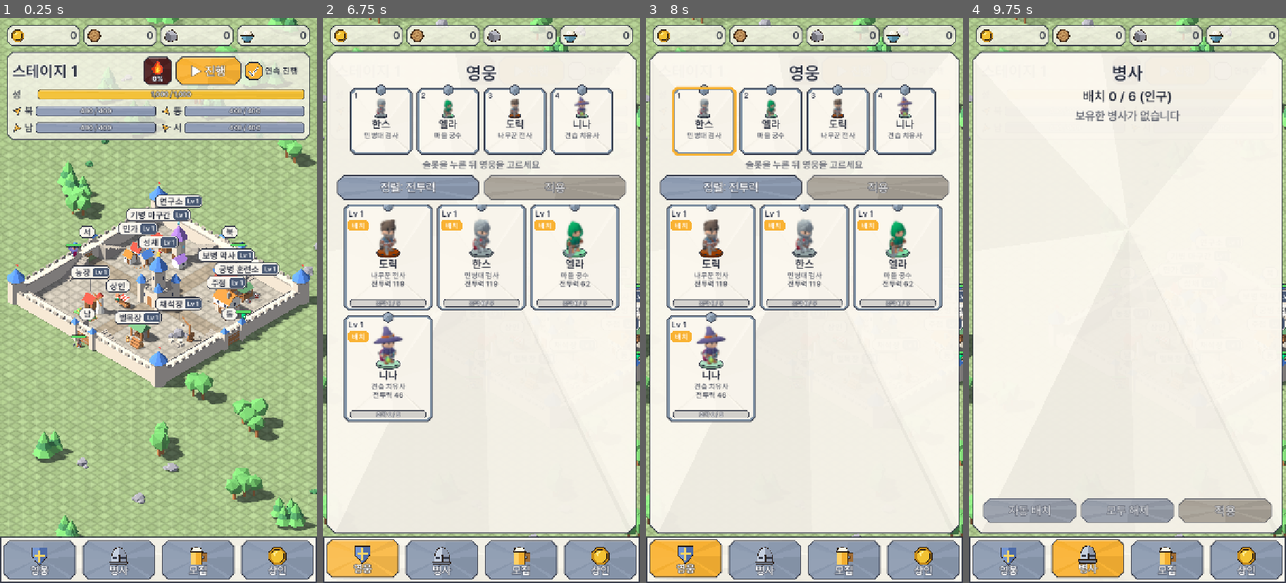
Above: before the commit, frames 1-4 (left to right).
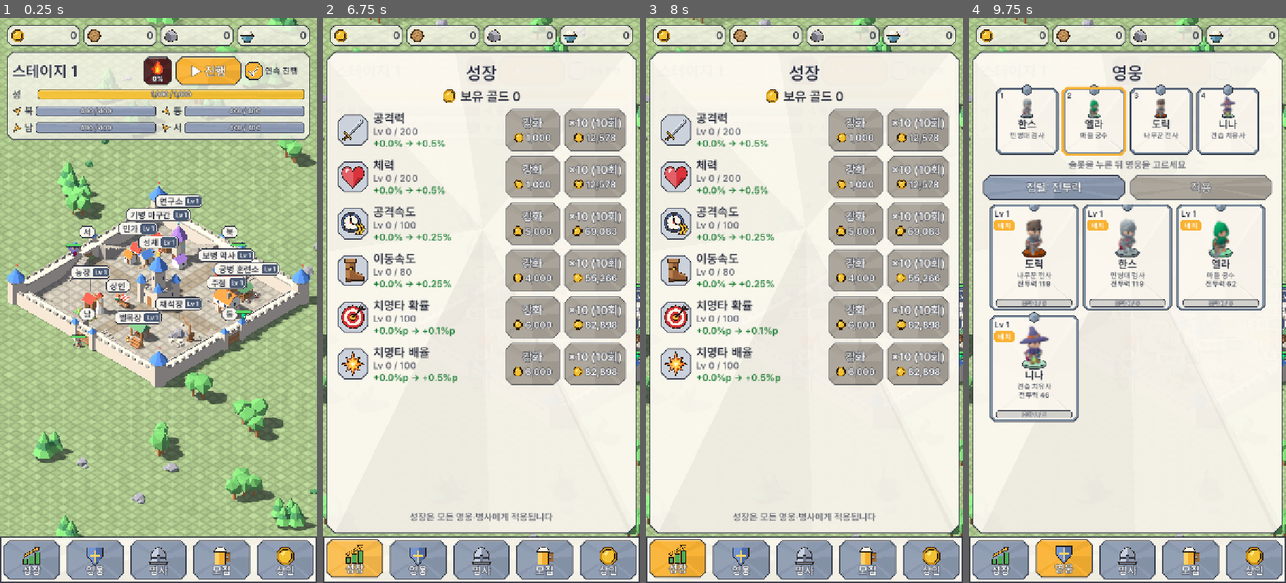
Above: after the commit, the same moments.

Repository: ILSEONG/CastleRPG
Game: Godot game, scene res://scenes/main.tscn
Two runs of this game, one before a commit and one after it. Both use one fixed random seed, a clock stepped at 60 frames per second and the inputs below.
Inputs (mouse positions are in pixels of both pictures, inside the frame that each line leads up to):
- Up to frame 1 (0.25 s): no input
- Up to frame 2 (6.75 s): click (481, 68) at 0.5 s; click "▶ 진행" at 1.25 s; click "■ 중지" at 2 s; click "연속 진행" at 2.75 s; click (408, 108) at 3.52 s; click (554, 108) at 4.27 s; click (408, 125) at 5.02 s; click (554, 125) at 5.77 s; click (361, 560) at 6.52 s
- Up to frame 3 (8 s): click (703, 119) at 7.27 s
- Up to frame 4 (9.75 s): click (1000, 560) at 8.02 s; click (1089, 560) at 8.77 s; click (1092, 119) at 9.52 s

The runs differ from the first frame. In frame 1, 3.1% of the frame differs, in the area x 7-93%, y 92-100%; in frame 2, 32%; in frame 3, 32%, in the area x 4-96%, y 8-100%; in frame 4, 21%.

Commit message:
ui: growth sheet (6 rows, hold-to-repeat, x10), row icons, growth tab
Co-Authored-By: Claude Opus 5.5 <noreply@anthropic.com>

Diff:
--- /dev/null
+++ b/scripts/growth_panel.gd
@@ -0,0 +1,210 @@
+extends "res://scripts/ui_window.gd"
+## [성장] 탭 시트(개정 20 §5): 공용 업그레이드 6줄. 위 보유 골드 한 줄, 아래 안내 "성장은 모든 영웅·병사에게 적용됩니다".
+## 줄: 아이콘(검·하트·쌍화살표 시계·장화·과녁·폭발 별) · 이름 · "Lv 23 / 200" · 현재 → 다음 효과("+11.5% → +12.0%", 최대면 "(최대)") ·
+## [강화 비용](골드 부족·최대 레벨이면 비활성) · [×10](감당 가능한 횟수와 그 합계 — Economy.upgrade_count_affordable·upgrade_total_cost).
+## [강화]는 누르는 순간 한 번, 누르고 있으면 HOLD_DELAY 뒤부터 가속(qty_box와 같은 초당 10 → 50). 강화는 Economy.growth_up
+## (오프라인은 곧바로, 온라인은 응답 때 — 응답을 기다리는 동안 길게 누르기는 쉬었다 잇는다). 영웅 시트처럼 칩 줄 아래 ~ 탭 바 위를 채운다.
+
+const GameData := preload("res://scripts/game_data.gd")
+const IconsScript := preload("res://scripts/icons.gd")
+const LowpolyBox := preload("res://scripts/lowpoly_box.gd")
+const QtyBox := preload("res://scripts/qty_box.gd")
+
+const ICONS := {"atk": "sword", "hp": "heart", "aspd": "haste", "mspd": "shoes", "crit_rate": "target", "crit_dmg": "burst"}  # 항목 id → 아이콘
+const NOTE := "성장은 모든 영웅·병사에게 적용됩니다"
+const WAIT := "응답 대기 중"  # Economy.growth_block의 잠깐 막힘(버튼을 끄지 않는다 — 누르고 있는 동안 뗌을 놓치지 않게)
+const TEN := 10
+const ICON_PX := 72.0
+const GREEN := Color(0.13, 0.50, 0.22)
+
+var rows := {}  # 항목 id → {lv, effect, up: {button, title, gold}, ten: {button, title, gold}}
+var gold_label: Label
+
+var _hold_id := ""  # 누르고 있는 [강화]의 항목(없으면 "")
+var _hold_t := 0.0
+var _hold_acc := 0.0
+
+
+func _ready() -> void:
+	_build_window(0, 10)
+	dialog.get_parent().color = Color(0, 0, 0, 0)  # 시트가 화면을 채운다
+	content.size_flags_vertical = Control.SIZE_EXPAND_FILL
+	content.add_child(_title("성장"))
+	var top := HBoxContainer.new()
+	top.alignment = BoxContainer.ALIGNMENT_CENTER
+	top.add_theme_constant_override("separation", 8)
+	var coin = IconsScript.new()
+	coin.custom_minimum_size = Vector2(34, 34)
+	coin.size_flags_vertical = Control.SIZE_SHRINK_CENTER
+	top.add_child(coin)
+	gold_label = _label("", 30)
+	top.add_child(gold_label)
+	content.add_child(top)
+	var scroll := ScrollContainer.new()
+	scroll.size_flags_vertical = Control.SIZE_EXPAND_FILL
+	scroll.horizontal_scroll_mode = ScrollContainer.SCROLL_MODE_DISABLED
+	content.add_child(scroll)
+	var box := VBoxContainer.new()
+	box.size_flags_horizontal = Control.SIZE_EXPAND_FILL
+	box.add_theme_constant_override("separation", 10)
+	scroll.add_child(box)
+	for u in GameData.upgrades():
+		box.add_child(_row(u))
+	content.add_child(_label(NOTE, 22, HudScript.INK.lightened(0.3)))
+	_fit()
+	Economy.changed.connect(_refresh)
+	Economy.upgrades_changed.connect(_refresh)
+
+
+func _fit() -> void:
+	_fit_sheet()
+
+
+func _on_open() -> void:
+	_refresh()
+
+
+func _process(delta: float) -> void:
+	_tick_hold(delta)
+
+
+## [×10]: 감당 가능한 만큼(최대 10번) 한 번에.
+func press_ten(id: String) -> void:
+	var n := Economy.upgrade_count_affordable(id, TEN)
+	if n > 0:
+		Economy.growth_up(id, n)
+
+
+## [강화] 누름: 곧바로 한 번, 누르고 있으면 _tick_hold가 잇는다.
+func _hold_start(id: String) -> void:
+	_hold_id = id
+	_hold_t = 0.0
+	_hold_acc = 0.0
+	Economy.growth_up(id)
+
+
+## 누르고 있는 동안: HOLD_DELAY 뒤부터 초당 10, 시간이 갈수록 50까지(qty_box와 같다). 응답 대기면 쉬고, 골드·최대 레벨로 막히거나
+## 시트가 숨으면(뗌이 안 온다) 멈춘다.
+func _tick_hold(delta: float) -> void:
+	if _hold_id == "":
+		return
+	var why := Economy.growth_block(_hold_id)
+	if not visible or (why != "" and why != WAIT):
+		_hold_id = ""
+		return
+	_hold_t += delta
+	if _hold_t < QtyBox.HOLD_DELAY or why == WAIT:
+		return
+	_hold_acc += delta * minf(10.0 + (_hold_t - QtyBox.HOLD_DELAY) * 20.0, 50.0)
+	var n := mini(int(_hold_acc), Economy.upgrade_count_affordable(_hold_id, int(_hold_acc)))
+	if n > 0:
+		_hold_acc -= n
+		Economy.growth_up(_hold_id, n)
+
+
+func _refresh() -> void:
+	if not visible:
+		return
+	gold_label.text = "보유 골드 %s" % UiKit.commas(Economy.gold)
+	var waiting := Economy.upgrades_waiting()
+	for id in rows:
+		var r: Dictionary = rows[id]
+		var u := GameData.upgrade_def(id)
+		var lv := Economy.upgrade_level(id)
+		var mx := int(u.max_level)
+		var unit := "%" if u.unit == "pct" else "%p"
+		r.lv.text = "Lv %d / %d" % [lv, mx]
+		r.effect.text = effect_text(lv * float(u.per_level), unit) + (" (최대)" if lv >= mx else " → " + effect_text((lv + 1) * float(u.per_level), unit))
+		var why := Economy.growth_block(id)
+		r.up.title.text = "강화" if lv < mx else "MAX"
+		r.up.gold.text = UiKit.commas(GameData.upgrade_cost(id, lv)) if lv < mx else "-"
+		r.up.button.disabled = why != "" and why != WAIT
+		var n := Economy.upgrade_count_affordable(id, TEN)
+		var shown := n if n > 0 else mini(TEN, mx - lv)
+		r.ten.title.text = "×10 (%d회)" % shown if shown > 0 else "×10"
+		r.ten.gold.text = UiKit.commas(Economy.upgrade_total_cost(id, shown)) if shown > 0 else "-"
+		r.ten.button.disabled = n == 0 or waiting
+
+
+## 효과 글자: 11.5 → "+11.5%", 12 → "+12.0%", 0.75 → "+0.75%"(소수 첫째 자리는 늘 보인다).
+static func effect_text(v: float, unit: String) -> String:
+	var s := ("%.2f" % v).rstrip("0")
+	if s.ends_with("."):
+		s += "0"
+	return "+" + s + unit
+
+
+func _row(u: Dictionary) -> Control:
+	var row := HBoxContainer.new()
+	row.add_theme_constant_override("separation", 10)
+	row.add_child(_icon(ICONS.get(u.id, "")))
+	var info := VBoxContainer.new()
+	info.size_flags_horizontal = Control.SIZE_EXPAND_FILL
+	info.alignment = BoxContainer.ALIGNMENT_CENTER
+	info.add_theme_constant_override("separation", 0)
+	info.add_child(_label(u.name, 28, HudScript.INK, HORIZONTAL_ALIGNMENT_LEFT))
+	var lv := _label("", 22, HudScript.INK.lightened(0.3), HORIZONTAL_ALIGNMENT_LEFT)
+	info.add_child(lv)
+	var effect := _label("", 22, GREEN, HORIZONTAL_ALIGNMENT_LEFT)
+	info.add_child(effect)
+	row.add_child(info)
+	var up := _cost_button("강화", 124.0)
+	up.button.button_down.connect(_hold_start.bind(u.id))
+	up.button.button_up.connect(func(): _hold_id = "")
+	row.add_child(up.button)
+	var ten := _cost_button("×10", 140.0)
+	ten.button.pressed.connect(press_ten.bind(u.id))
+	row.add_child(ten.button)
+	rows[u.id] = {"lv": lv, "effect": effect, "up": up, "ten": ten}
+	return row
+
+
+## 줄 아이콘: 강철색 8각 바탕 + 아이콘(입력 없음).
+func _icon(kind: String) -> Control:
+	var c := Control.new()
+	c.custom_minimum_size = Vector2(ICON_PX, ICON_PX)
+	c.size_flags_vertical = Control.SIZE_SHRINK_CENTER
+	c.mouse_filter = Control.MOUSE_FILTER_IGNORE
+	c.draw.connect(func():
+		var r := Rect2(Vector2.ZERO, c.size).grow(-2.0)
+		var oct := LowpolyBox.octagon(r, r.size.x * 0.22)
+		c.draw_colored_polygon(oct, UiKit.STEEL.lightened(0.55))
+		oct.append(oct[0])
+		c.draw_polyline(oct, UiKit.OUTLINE, 2.0, true)
+		IconsScript.draw_icon(c, kind, c.size / 2.0, c.size.x * 0.78))
+	return c
+
+
+## 비용 버튼(영웅 상세 [레벨업]과 같은 꼴): 위 제목, 아래 [골드 아이콘 숫자](버튼 안, 입력은 버튼이 받는다).
+func _cost_button(text: String, w: float) -> Dictionary:
+	var b := _button("")
+	b.custom_minimum_size = Vector2(w, 96)
+	b.size_flags_vertical = Control.SIZE_SHRINK_CENTER
+	var box := VBoxContainer.new()
+	box.set_anchors_and_offsets_preset(Control.PRESET_FULL_RECT)
+	box.alignment = BoxContainer.ALIGNMENT_CENTER
+	box.mouse_filter = Control.MOUSE_FILTER_IGNORE
+	b.add_child(box)
+	var title := _on_button_label(text, 26)
+	box.add_child(title)
+	var line := HBoxContainer.new()
+	line.alignment = BoxContainer.ALIGNMENT_CENTER
+	line.mouse_filter = Control.MOUSE_FILTER_IGNORE
+	line.add_theme_constant_override("separation", 4)
+	box.add_child(line)
+	var icon = IconsScript.new()
+	icon.custom_minimum_size = Vector2(24, 24)
+	icon.size_flags_vertical = Control.SIZE_SHRINK_CENTER
+	icon.mouse_filter = Control.MOUSE_FILTER_IGNORE
+	line.add_child(icon)
+	var gold := _on_button_label("", 22)
+	line.add_child(gold)
+	return {"button": b, "title": title, "gold": gold}
+
+
+func _on_button_label(text: String, font_size: int) -> Label:
+	var l := _label(text, font_size, Color.WHITE)
+	l.mouse_filter = Control.MOUSE_FILTER_IGNORE
+	l.add_theme_color_override("font_outline_color", Color(HudScript.INK, 0.85))
+	l.add_theme_constant_override("outline_size", 5)
+	return l
--- a/scripts/icons.gd
+++ b/scripts/icons.gd
@@ -1,5 +1,5 @@
 extends Control
-## 자원 아이콘(골드·목재·석재·식량)과 장비 아이콘(개정 18: 방어구 6·무기 5): 평면 로우폴리 — 각진 다각형, 면마다 단색, 밝은 면 하나, 얇은 진한 외곽.
+## 자원 아이콘(골드·목재·석재·식량)과 장비 아이콘(개정 18: 방어구 6·무기 5), 성장 줄 아이콘(개정 20: 하트·시계·과녁·폭발 별): 평면 로우폴리 — 각진 다각형, 면마다 단색, 밝은 면 하나, 얇은 진한 외곽.
 ## 도형은 단위 좌표(-0.5..0.5)로 정의하고 draw_icon이 크기를 곱한다 → 어느 크기에서도 같은 모양. 장비 칸은 draw_item(등급 배경·테두리). 오토로드 참조 없음.
 
 const Art := preload("res://scripts/art.gd")
@@ -98,7 +98,69 @@
 				# 받침
 				[[Vector2(-0.18, 0.34), Vector2(0.18, 0.34), Vector2(0.22, 0.46), Vector2(-0.22, 0.46)], Color(0.24, 0.42, 0.50), true],
 			]
-	return _item_shapes(kind_name)
+	var growth := _growth_shapes(kind_name)
+	return growth if not growth.is_empty() else _item_shapes(kind_name)
+
+
+## 성장 줄 아이콘(개정 20 §5): 하트(체력)·쌍화살표 시계(공격속도)·과녁(치명타 확률)·폭발 별(치명타 배율). 공격력은 "sword", 이동속도는 "shoes".
+static func _growth_shapes(kind_name: String) -> Array:
+	match kind_name:
+		"heart":  # 각진 하트: 밝은 왼쪽 면 + 오른 아래 그늘 + 흰 빛
+			var red := Color(0.86, 0.20, 0.24)
+			var left := [Vector2(0.0, 0.44), Vector2(-0.42, 0.02), Vector2(-0.47, -0.16), Vector2(-0.40, -0.34), Vector2(-0.24, -0.42), Vector2(-0.08, -0.36), Vector2(0.0, -0.24)]
+			var whole: Array = left + [Vector2(0.08, -0.36), Vector2(0.24, -0.42), Vector2(0.40, -0.34), Vector2(0.47, -0.16), Vector2(0.42, 0.02)]
+			return [
+				[whole, red, true],
+				[left, red.lightened(0.22), false],
+				[[Vector2(0.0, 0.44), Vector2(0.42, 0.02), Vector2(0.18, 0.04)], red.darkened(0.25), false],
+				[[Vector2(-0.34, -0.26), Vector2(-0.24, -0.33), Vector2(-0.16, -0.28), Vector2(-0.28, -0.17)], Color(1.0, 0.86, 0.86), false],
+				[whole, Color(0, 0, 0, 0), true],
+			]
+		"haste":  # 쌍화살표 시계: 파란 테 시계(눈금 넷·바늘 둘) + 오른 아래 금색 ≫
+			var c := Vector2(-0.08, -0.04)
+			var out := [
+				[_ngon(12, 0.40, PI / 12.0).map(func(p): return p + c), CLOTH, true],
+				[_ngon(12, 0.31, PI / 12.0).map(func(p): return p + c), Color(0.98, 0.96, 0.90), true],
+			]
+			for k in 4:
+				var dir := Vector2.from_angle(k * PI / 2.0)
+				out.append([_quad(c + dir * 0.23, c + dir * 0.29, 0.022), SLIT, false])
+			out.append([_quad(c, c + Vector2(0, -0.20), 0.03), SLIT, false])
+			out.append([_quad(c, c + Vector2(0.15, 0.08), 0.03), SLIT, false])
+			out.append([_ngon(6, 0.045, 0.0).map(func(p): return p + c), PLUME, false])
+			for x0 in [0.10, 0.24]:
+				out.append([[Vector2(x0, 0.0), Vector2(x0 + 0.12, 0.0), Vector2(x0 + 0.26, 0.21), Vector2(x0 + 0.12, 0.42), Vector2(x0, 0.42),
+					Vector2(x0 + 0.14, 0.21)], GOLD, true])
+			return out
+		"target":  # 과녁(빨강·흰 고리, 금 한가운데) + 가운데 꽂힌 화살(자루·파란 깃)
+			var red := Color(0.84, 0.20, 0.22)
+			var a := Vector2(0.0, 0.0)
+			var b := Vector2(0.42, -0.42)
+			return [
+				[_ngon(16, 0.46, 0.0), red, true],
+				[_ngon(16, 0.35, 0.0), Color(0.98, 0.96, 0.90), false],
+				[_ngon(16, 0.24, 0.0), red, false],
+				[_ngon(16, 0.12, 0.0), GOLD, true],
+				[_ax(a, b, [Vector2(0.0, 0.022), Vector2(0.58, 0.022), Vector2(0.58, -0.022), Vector2(0.0, -0.022)]), LEATHER_DARK, true],
+				[_ax(a, b, [Vector2(0.40, 0.02), Vector2(0.48, 0.10), Vector2(0.58, 0.10), Vector2(0.52, 0.02)]), CLOTH_LIGHT, true],
+				[_ax(a, b, [Vector2(0.40, -0.02), Vector2(0.48, -0.10), Vector2(0.58, -0.10), Vector2(0.52, -0.02)]), CLOTH, true],
+			]
+		"burst":  # 폭발 별: 들쭉날쭉 8갈래 주황 별(밝은 왼쪽 반) + 노란 속별 + 흰 가운데(치명타 불꽃 색)
+			var star := []
+			var core := []
+			for i in 16:
+				var ang := -PI / 2.0 + TAU * i / 16.0
+				star.append(Vector2.from_angle(ang) * ([0.48, 0.22, 0.38, 0.22][i % 4]))
+				core.append(Vector2.from_angle(ang) * (0.28 if i % 2 == 0 else 0.13))
+			var orange := Color(0.96, 0.45, 0.12)
+			return [
+				[star, orange, true],
+				[[Vector2.ZERO] + star.slice(8) + [star[0]], orange.lightened(0.2), false],
+				[core, Color(1.0, 0.84, 0.30), false],
+				[_ngon(8, 0.07, 0.0), Color(1.0, 0.98, 0.86), false],
+				[star, Color(0, 0, 0, 0), true],
+			]
+	return []
 
 
 ## 장비 칸 하나(개정 18 §8): 등급 색 배경 면(모서리 깎은 사각, 왼쪽 위 절반 밝게) + 등급 색 테두리 + kind 아이콘.
--- a/scripts/main.gd
+++ b/scripts/main.gd
@@ -34,6 +34,7 @@
 const TabBarScript := preload("res://scripts/tab_bar.gd")
 const BuildingPanelScript := preload("res://scripts/building_panel.gd")
 const SoldierPanelScript := preload("res://scripts/soldier_panel.gd")
+const GrowthPanelScript := preload("res://scripts/growth_panel.gd")
 const GroundShader := preload("res://shaders/ground_grid.gdshader")
 const GATE_PAN_SEC := 0.4  # HUD 성문 막대 탭 → 카메라가 그 성문으로 옮겨 가는 시간
 const EXPANDED_TEXT := "성이 넓어졌습니다!"
@@ -126,8 +127,10 @@
 	picker.building_panel = building_panel
 	var soldier_panel = SoldierPanelScript.new()
 	add_child(soldier_panel)
-	var tabs = TabBarScript.new()  # 하단 탭 바(개정 13 §7.1): 영웅·병사·모집·상인
-	tabs.windows = {"hero": hero_panel, "soldier": soldier_panel, "recruit": recruit, "merchant": panel}
+	var growth_panel = GrowthPanelScript.new()  # 성장 시트(개정 20 §5)
+	add_child(growth_panel)
+	var tabs = TabBarScript.new()  # 하단 탭 바(개정 13 §7.1, 개정 20): 성장·영웅·병사·모집·상인
+	tabs.windows = {"growth": growth_panel, "hero": hero_panel, "soldier": soldier_panel, "recruit": recruit, "merchant": panel}
 	add_child(tabs)
 	GameState.mode_changed.connect(_on_mode_for_snapshot)
 	GameState.refilled.connect(_on_refilled)  # 스테이지 시작 자리 복원 + 배치·승급·레벨·연구소·장비 반영
--- a/scripts/tab_bar.gd
+++ b/scripts/tab_bar.gd
@@ -1,6 +1,6 @@
 extends CanvasLayer
-## 하단 탭 바(스펙 §2.3, 개정 13 §7.1): 화면 맨 아래 로우폴리 바 1줄(HudScript.TAB_BAR_H)에 같은 폭 탭 4개 —
-## 영웅(영웅 목록)·병사(병사 시트)·모집(주점 창)·상인(거래 창). [성] 탭은 없다 — 전장은 모든 창이 닫힌 기본 상태(선택 없음).
+## 하단 탭 바(스펙 §2.3, 개정 13 §7.1): 화면 맨 아래 로우폴리 바 1줄(HudScript.TAB_BAR_H)에 같은 폭 탭 5개 —
+## 성장(성장 시트, 개정 20)·영웅(영웅 목록)·병사(병사 시트)·모집(주점 창)·상인(거래 창). [성] 탭은 없다 — 전장은 모든 창이 닫힌 기본 상태(선택 없음).
 ## 탭마다 각진 아이콘 + 글자. 선택된 탭은 호박색 면에 위로 RAISE px 올라오고, 나머지는 강철색이다. 선택은 열린 창을 따른다
 ## (visibility_changed) — 건물 탭으로 연 창도 그 탭이 선택되고, 창이 닫히면 선택이 없어진다. 이미 선택된 탭을 다시 누르면 그 창을 닫는다.
 ## 층 3: 창(층 2)의 어두운 배경 위라 창이 열려 있어도 탭 바는 계속 누를 수 있다(창의 연 직후 보호 시간에는 누름이 버려진다).
@@ -11,7 +11,7 @@
 const UiWindow := preload("res://scripts/ui_window.gd")
 const FONT := preload("res://assets/fonts/Pretendard-SemiBold.otf")
 
-const TABS := [["hero", "영웅"], ["soldier", "병사"], ["recruit", "모집"], ["merchant", "상인"]]
+const TABS := [["growth", "성장"], ["hero", "영웅"], ["soldier", "병사"], ["recruit", "모집"], ["merchant", "상인"]]  # 개정 20: 성장 맨 왼쪽
 const RAISE := 4.0
 const PAD := 8.0  # 바 안 여백·탭 사이 간격의 절반
 const ICON_PX := 46.0
@@ -136,4 +136,13 @@
 			]
 		"merchant":
 			return IconsScript.shapes("gold")
+		"growth":  # 오르는 초록 막대 셋 + 각진 금색 위쪽 화살표
+			var bar := Color(0.30, 0.68, 0.34)
+			return [
+				[[Vector2(-0.42, 0.42), Vector2(-0.20, 0.42), Vector2(-0.20, 0.16), Vector2(-0.42, 0.16)], bar, true],
+				[[Vector2(-0.12, 0.42), Vector2(0.10, 0.42), Vector2(0.10, -0.02), Vector2(-0.12, -0.02)], bar, true],
+				[[Vector2(0.18, 0.42), Vector2(0.40, 0.42), Vector2(0.40, -0.18), Vector2(0.18, -0.18)], bar, true],
+				[[Vector2(-0.375, 0.063), Vector2(0.234, -0.287), Vector2(0.274, -0.217), Vector2(0.40, -0.44), Vector2(0.144, -0.443),
+					Vector2(0.184, -0.373), Vector2(-0.425, -0.023)], UiKit.AMBER, true],
+			]
 	return []
